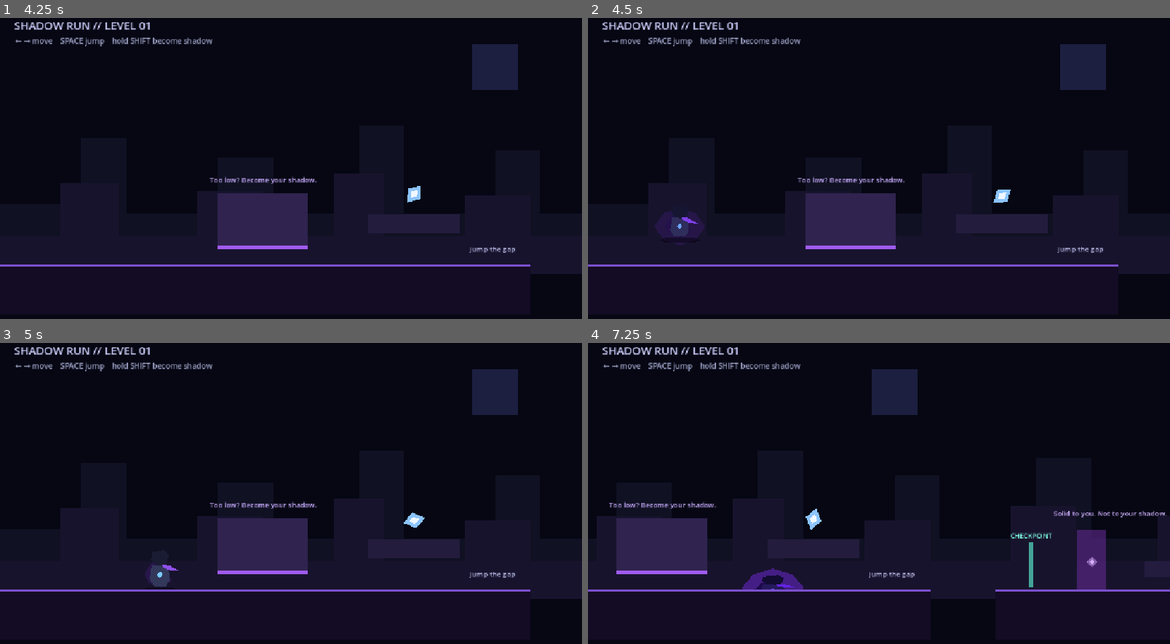
Above: before the commit, frames 1-4 (two rows, left to right).
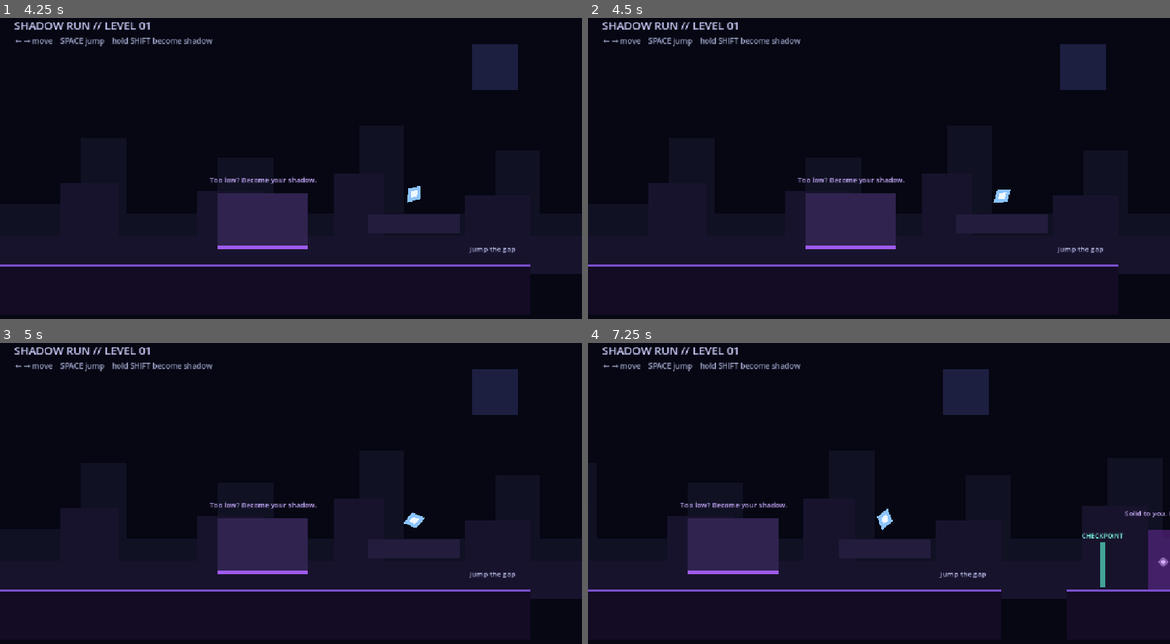
Above: after the commit, the same moments.

Repository: Yass29/shadow-run
Game: Godot game, scene res://level1.tscn
Two runs of this game, one before a commit and one after it. Both use one fixed random seed, a clock stepped at 60 frames per second and the inputs below.
Inputs:
- Up to frame 1 (4.25 s): tap Enter (ui_accept) at 0.5, 0.77, 1.52, 3.02, 3.77 s; hold Shift 0.53-1.28 s; hold Right (ui_right) 0.53-2.03 s; tap Shift at 1.35, 2.85 s; hold Shift 2.03-2.78 s; hold Left (ui_left) from 2.03 s (still down); hold Shift from 3.53 s (still down)
- Up to frame 2 (4.5 s): release Left (ui_left) at 4.28 s; release Shift at 4.28 s; hold Right (ui_right) from 4.28 s (still down); tap Shift at 4.35 s
- Up to frame 3 (5 s): keep holding Right (ui_right); tap Enter (ui_accept) at 4.52 s
- Up to frame 4 (7.25 s): keep holding Right (ui_right); hold Shift 5.03-5.78 s; tap Shift at 5.85 s; tap Enter (ui_accept) at 6.02, 6.77 s; hold Shift from 6.53 s (still down)

Frame 1 is identical in both runs. In frame 2, 0.6% of the frame differs, in the area x 11-21%, y 63-76%; in frame 3, 0.3%; in frame 4, 16%, in the area x 0-100%, y 8-83%.
Error after the commit: Invalid assignment of property or key 'text' with value of type 'String' on a base object of type 'null instance'. (res://level1.gd:30)

Commit message:
Track energy and centralize respawns

Diff:
--- a/level1.gd
+++ b/level1.gd
@@ -1,9 +1,16 @@
 extends Node2D
 
 var checkpoint := Vector2(150, 420)
+var fragments := 0
+var respawning := false
 
 @onready var player: CharacterBody2D = $Player
 @onready var checkpoint_message: Label = $HUD/CheckpointMessage
+@onready var fragment_counter: Label = $HUD/FragmentCounter
+@onready var alert_message: Label = $HUD/AlertMessage
+
+func _ready() -> void:
+	update_fragment_counter()
 
 func _process(_delta: float) -> void:
 	if player.position.x > 1250.0 and checkpoint.x < 1250.0:
@@ -13,5 +20,25 @@
 		checkpoint_message.visible = false
 
 	if player.position.y > 720.0:
-		player.position = checkpoint
-		player.velocity = Vector2.ZERO
+		respawn_player("You fell into the void.")
+
+func collect_fragment() -> void:
+	fragments += 1
+	update_fragment_counter()
+
+func update_fragment_counter() -> void:
+	fragment_counter.text = "ENERGY %d / 3" % fragments
+
+func respawn_player(message: String = "Detected.") -> void:
+	if respawning:
+		return
+
+	respawning = true
+	alert_message.text = message
+	alert_message.visible = true
+	player.position = checkpoint
+	player.velocity = Vector2.ZERO
+
+	await get_tree().create_timer(0.75).timeout
+	alert_message.visible = false
+	respawning = false
